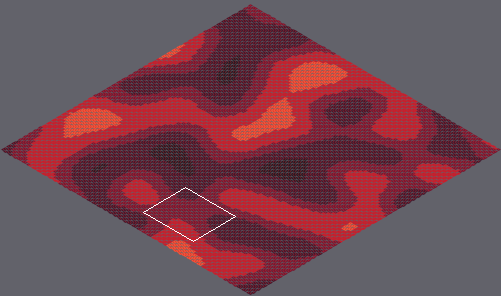
One commit to this Tiled map: marswars/resources/mapAssets/loadmap.tmx. Above, an overview of the earlier version with the close-up marked.
Close-up. Before the edit:
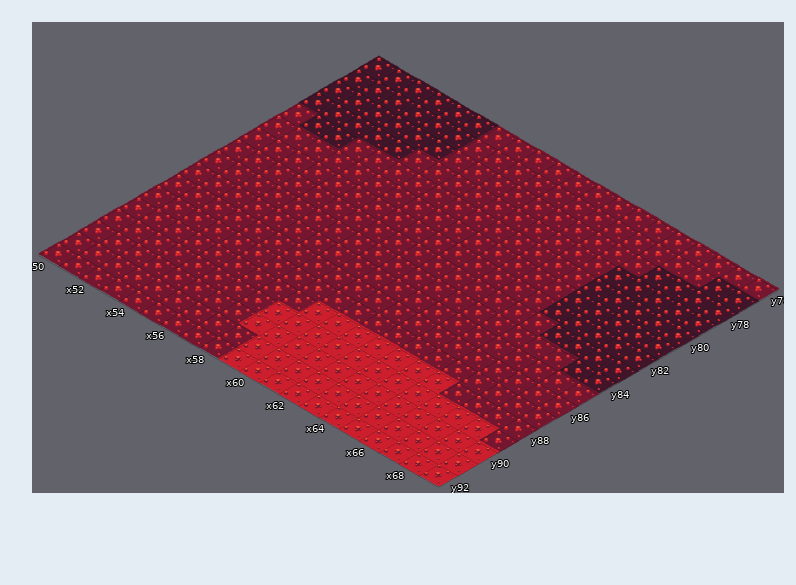
Cells are 55x32 px. Isometric: x runs down to the right, y down to the left. Shown: x 50..69, y 76..92. The commit also changed other parts of the map, which this record leaves out.
After the commit:
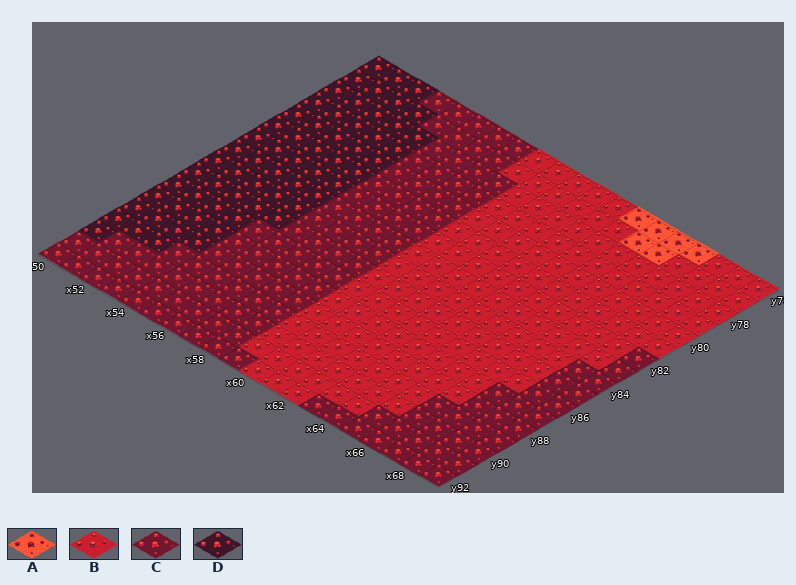
Key: from "tileset1": A 10 "mars006", B 11 "mars007", C 12 "mars008", D 13 "mars009".
_ is an empty cell, . an unchanged one.
Change:
--- layer "Tile Layer 1"
@@ x 50..69 @@
-76 ...DDD..CCCCCCCCCCCC
-77 ....DD..CCCCCCCCCCDD
-78 .....D...CCCCCCCDDDD
-79 .........CCCCCCDDDDD
-80 C..CC....CCCCCCDDDDD
-81 CCCCC....CCCCCCDDDDD
-82 CCCCC....CCCCCCDDDDD
-83 CCCCC....CCCCCCCDDDD
-84 CCCCC....CCCCCCCCCDD
-85 CCCCC....CCCCCCCCC..
-86 CCCC.....CCCCCCCCC..
-87 CCCC.....CCCCCCCC...
-88 CCCC............C...
-89 CCC.....B.......BBB.
-90 C.......B.......BBBB
-91 ...............BBBBB
-92 .........B...BBBBBBB
+76 ...CCC..BBBBBAAAABBB
+77 ....CC..BBBBBBAABBBB
+78 .....C...BBBBBBBBBBB
+79 .........BBBBBBBBBBB
+80 D..DD....BBBBBBBBBBB
+81 DDDDD....BBBBBBBBBBB
+82 DDDDD....BBBBBBBBBBC
+83 DDDDD....BBBBBBBBBBC
+84 DDDDD....BBBBBBBBBCC
+85 DDDDD....BBBBBBBBB..
+86 DDDD.....BBBBBBBBB..
+87 DDDD.....BBBBBBBB...
+88 DDDD............B...
+89 DDD.....C.......CCC.
+90 D.......C.......CCCC
+91 ...............CCCCC
+92 .........C...CCCCCCC
Changed places in both close-ups, as pixel boxes (x1, y1, x2, y2):
changed: (78, 90, 780, 487)
